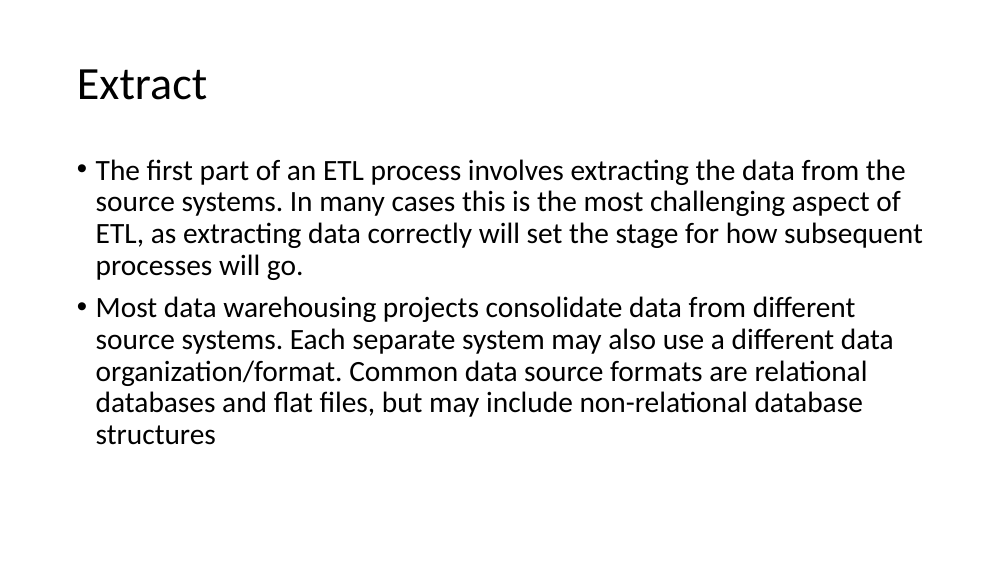
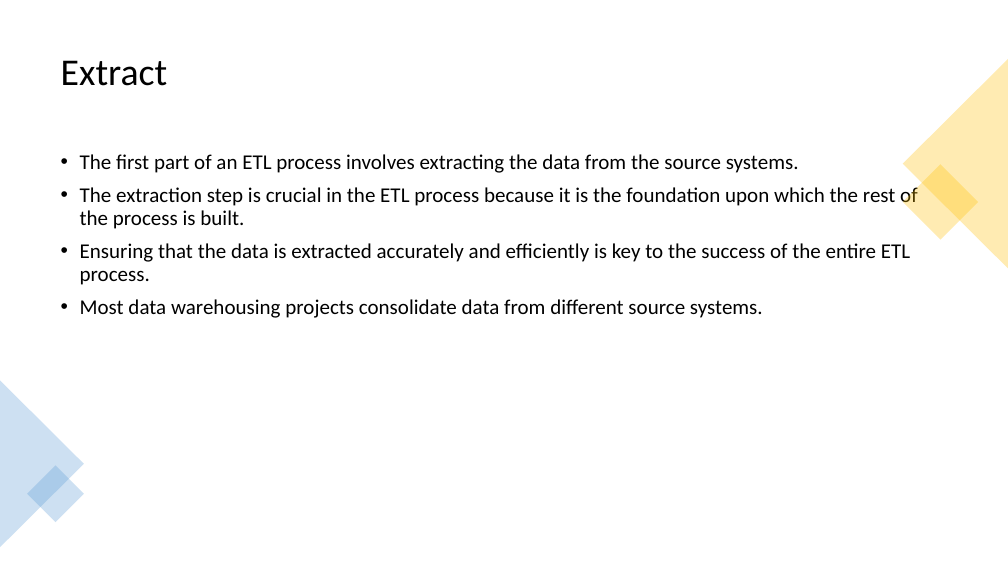
Before and after one commit to Daudsarfraz/CS4048-Data-Scienc, a slide deck: slide 3 of Slides/07_ETL.pptx. Drawn at 1008x567 pixels with LibreOffice and Linux fonts; fonts in the diff are those of the drawing. Boxes give left, top, right and bottom in pixels: in the first picture for what was removed or moved away, otherwise in the second. Text is boxed around its words. In the diff, an @@ line names an element or a change of style, - is before the commit and + after.

```diff
--- a/Slides/07_ETL.pptx
+++ b/Slides/07_ETL.pptx
@@ title "Extract": place and size @@
-title "Extract" at <box>77,69,207,100</box>
+title "Extract" at <box>61,60,168,86</box>
@@ title "Extract" at <box>61,60,168,86</box>: size 44 to 36 pt @@
@@ triangle added at <box>903,59,1008,268</box>, fill #FFC000 at 30% opacity @@
@@ text at <box>80,154,917,318</box>: text changed; size 28 to 20 pt @@
-• The first part of an ETL process involves extracting the data from the source systems. In many cases this is the most challenging aspect of ETL, as extracting data correctly will set the stage for how subsequent processes will go.
-• Most data warehousing projects consolidate data from different source systems. Each separate system may also use a different data organization/format. Common data source formats are relational databases and flat files, but may include non-relational database structures
+• The first part of an ETL process involves extracting the data from the source systems.
+• The extraction step is crucial in the ETL process because it is the foundation upon which the rest of the process is built.
+• Ensuring that the data is extracted accurately and efficiently is key to the success of the entire ETL process.
+• Most data warehousing projects consolidate data from different source systems.
@@ rectangle added at <box>903,164,979,240</box>, fill #FFC000 at 30% opacity @@
@@ triangle added at <box>0,380,84,547</box>, fill #5B9BD5 at 30% opacity @@
@@ rectangle added at <box>27,465,84,522</box>, fill #5B9BD5 at 30% opacity @@
```
Also in this commit, not shown: 27 other slides changed, 2 slides added, 3 slides removed, 9 other files.
